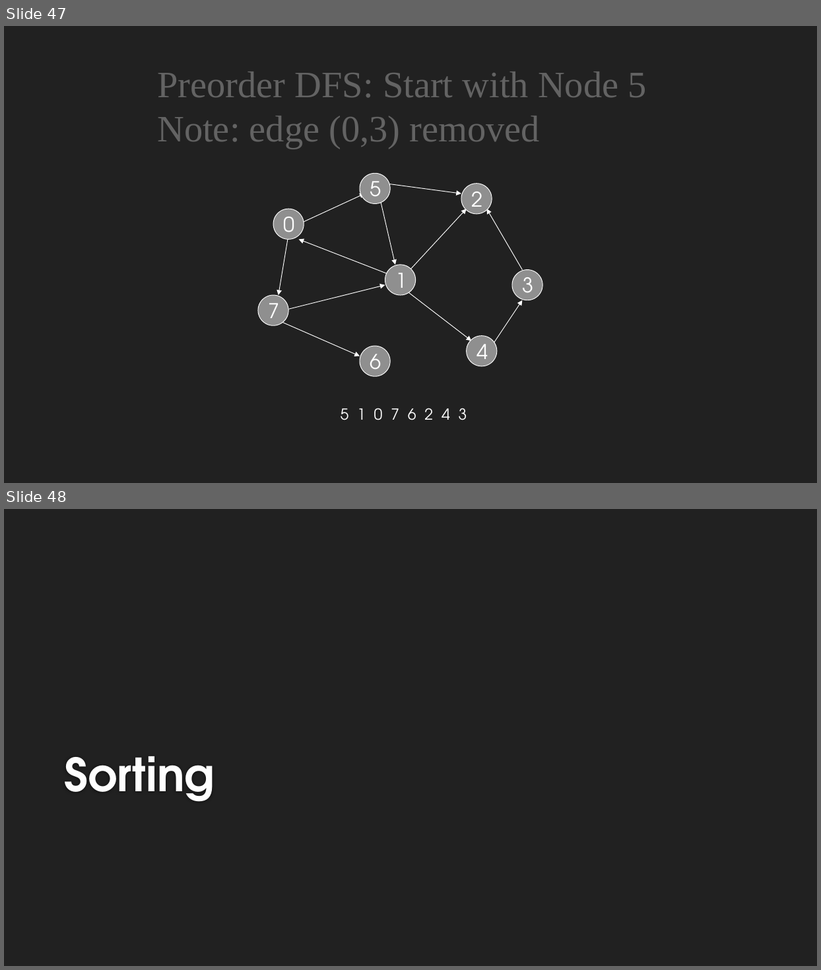
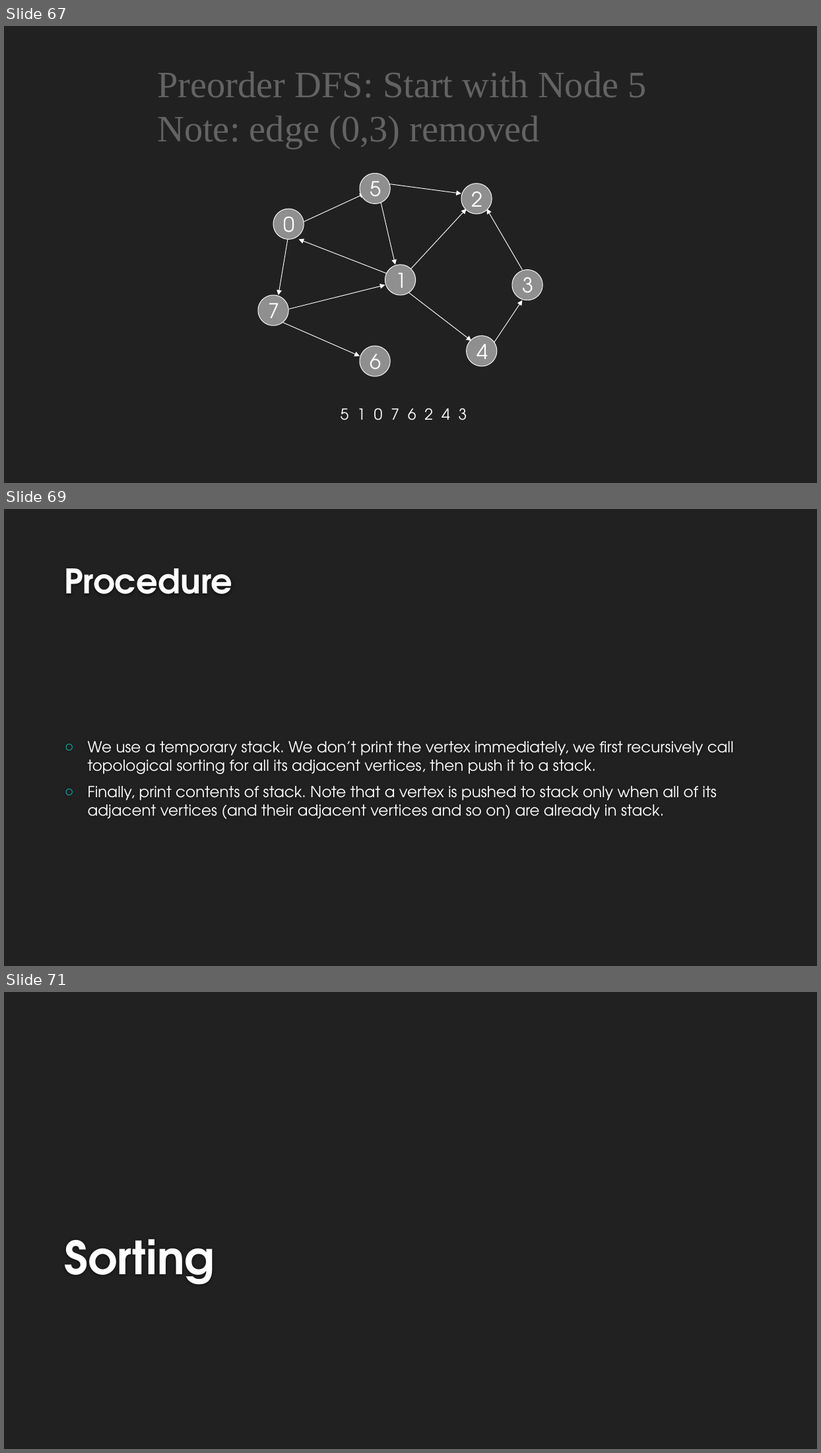
Before and after one commit to rohit0000/Graphs, a slide deck: Sorting.pptx. Shown one above the other, each under a label of ours: slides 47 and 48 before the commit, slides 67, 69 and 71 after it; the slides between them are not shown. The pictures are 821x970 and 821x1453 pixels, drawn with LibreOffice and Linux fonts; fonts in the diff are those of the drawing; background and template pictures are left out. Boxes give left, top, right and bottom in pixels: in the first picture for what was removed or moved away, otherwise in the second. Text is boxed around its words. In the diff, an @@ line names an element or a change of style, - is before the commit and + after.

```diff
--- a/Sorting.pptx
+++ b/Sorting.pptx
@@ slide 69 added at <box>4,509,817,966</box>, background #212121 @@
@@ title added at <box>64,568,232,594</box>, 40 pt, text #FEFEFE, bold @@
+Procedure
@@ text added at <box>88,741,734,819</box>, 18 pt, text #FFFFFF @@
+○ We use a temporary stack. We don’t print the vertex immediately, we first recursively call topological sorting for all its adjacent vertices, then push it to a stack.
+○ Finally, print contents of stack. Note that a vertex is pushed to stack only when all of its adjacent vertices (and their adjacent vertices and so on) are already in stack.
@@ what was slide 47 is now slide 67 @@
@@ what was slide 48 is now slide 71 @@
```
Also in this commit, not shown: 1 slide changed, 22 other slides added.
